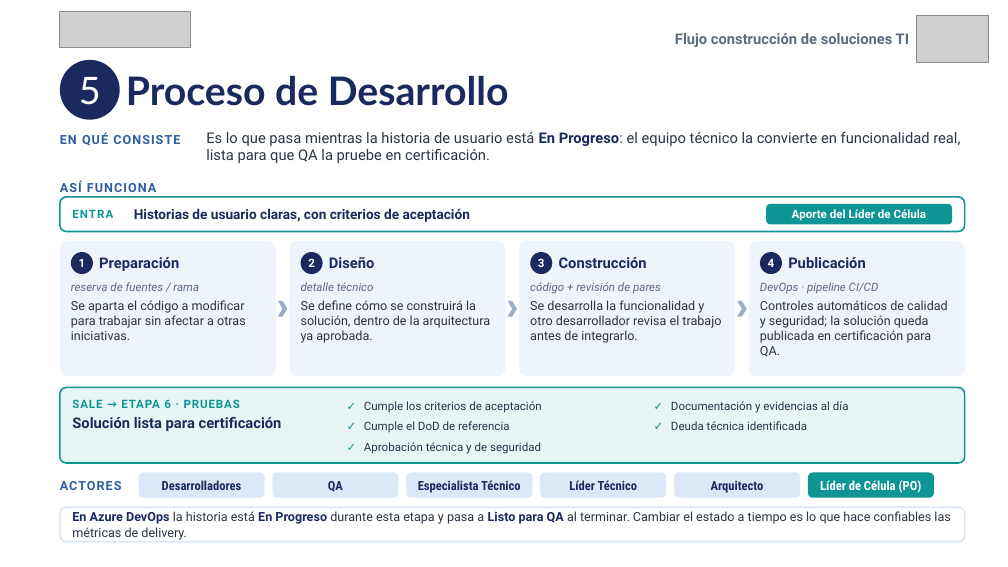
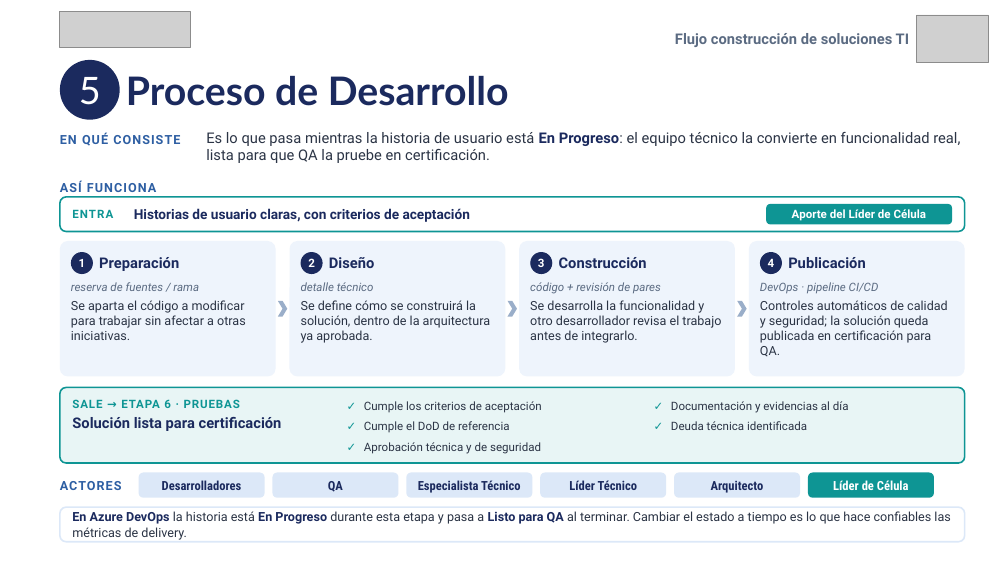
Before and after one commit to estibenlicona/guides, a slide deck: slide 15 of Flujo construcción de soluciones TI_Líder_Célula_v3.pptx. Drawn at 1008x567 pixels with LibreOffice and Linux fonts; fonts in the diff are those of the drawing; grey boxes stand for pictures. Boxes give left, top, right and bottom in pixels: in the first picture for what was removed or moved away, otherwise in the second. Text is boxed around its words. In the diff, an @@ line names an element or a change of style, - is before the commit and + after.

```diff
--- a/Flujo construcción de soluciones TI_Líder_Célula_v3.pptx
+++ b/Flujo construcción de soluciones TI_Líder_Célula_v3.pptx
@@ text in rounded rectangle at <box>833,480,909,490</box>: text changed @@
-Líder de Célula (PO)
+Líder de Célula
```
Also in this commit, not shown: 5 other slides changed.
